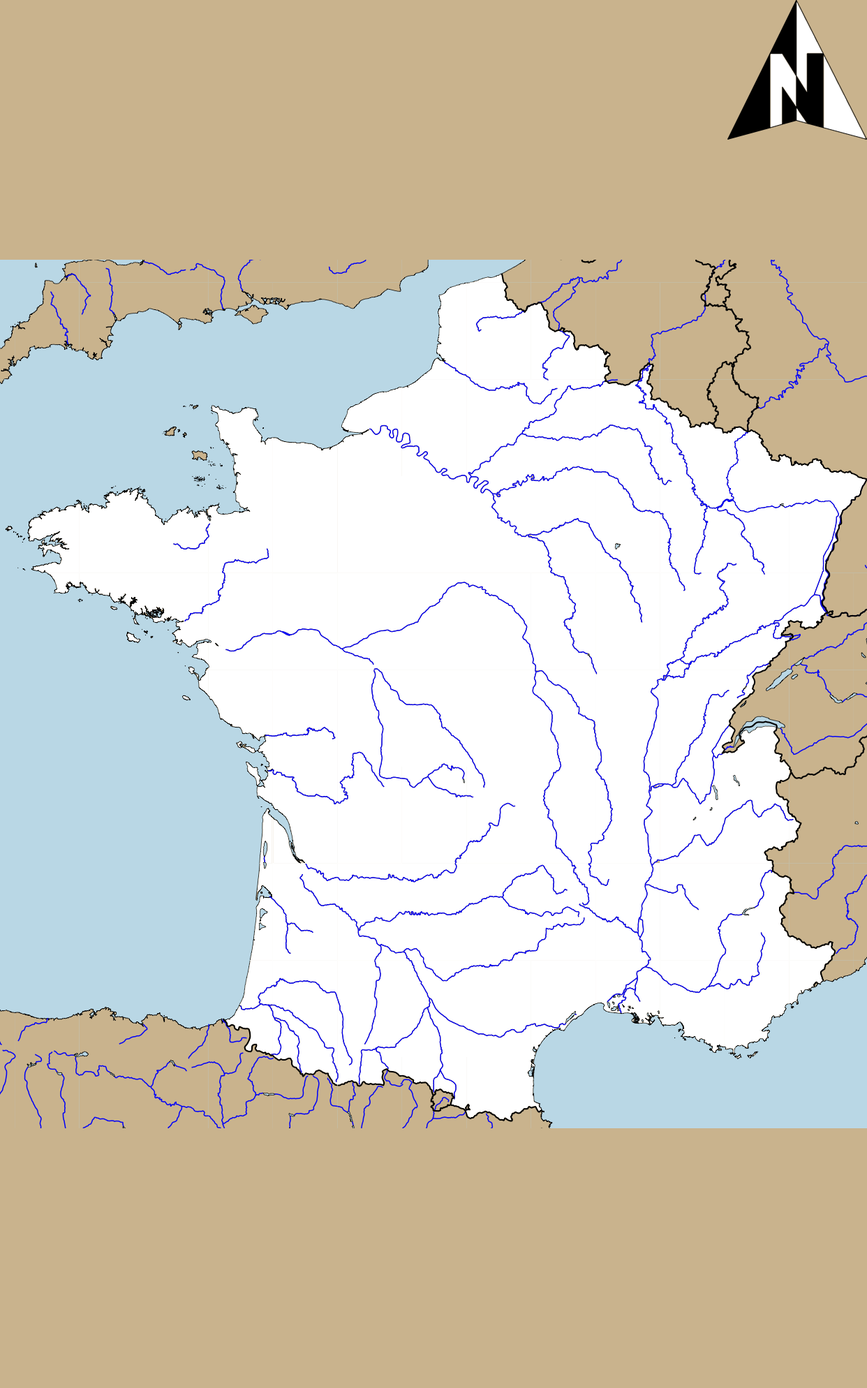
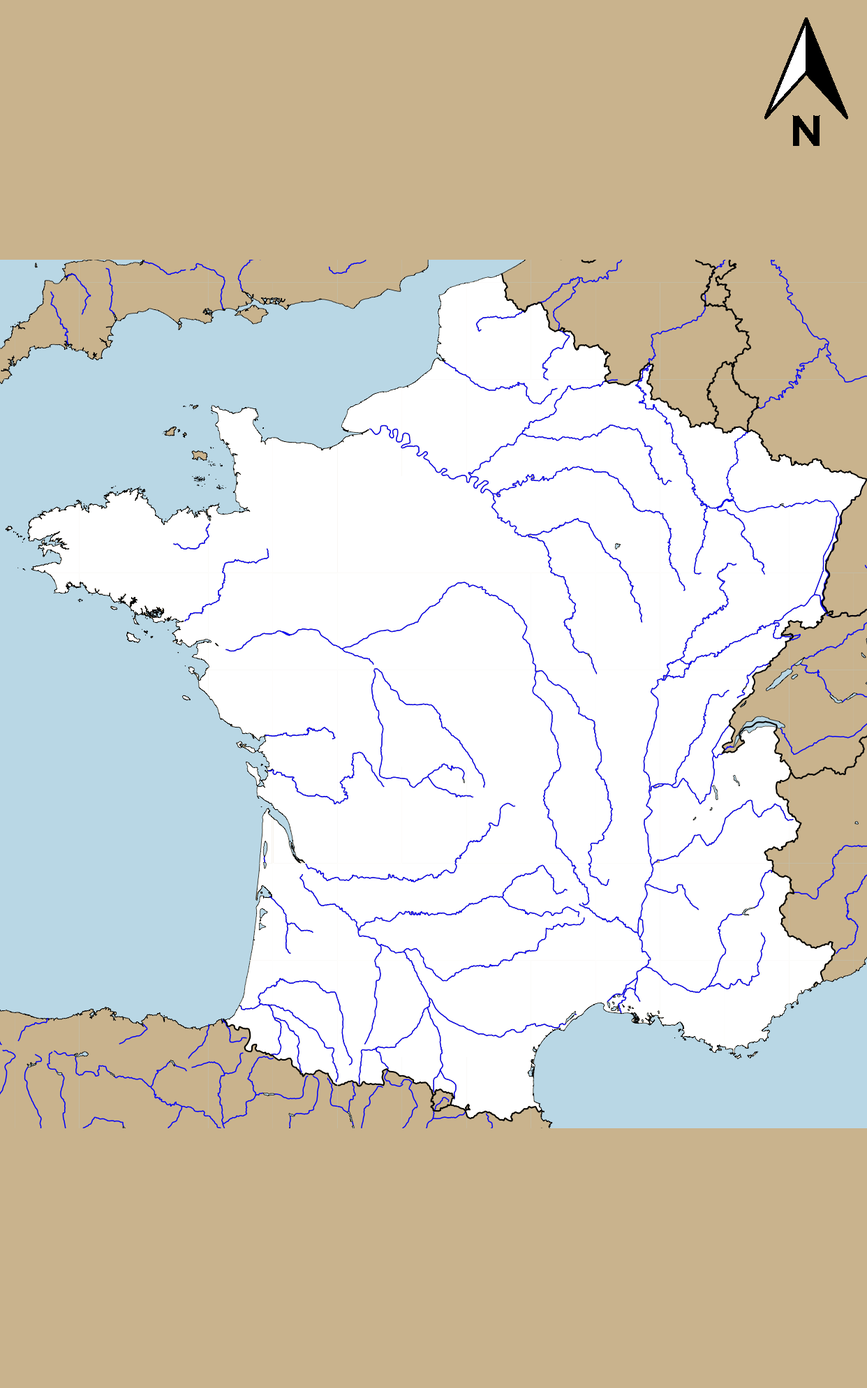
Layers edited between the first and the second w=867, h=1388 image:
painted on "Слой 2" over (727, 0, 867, 146)
